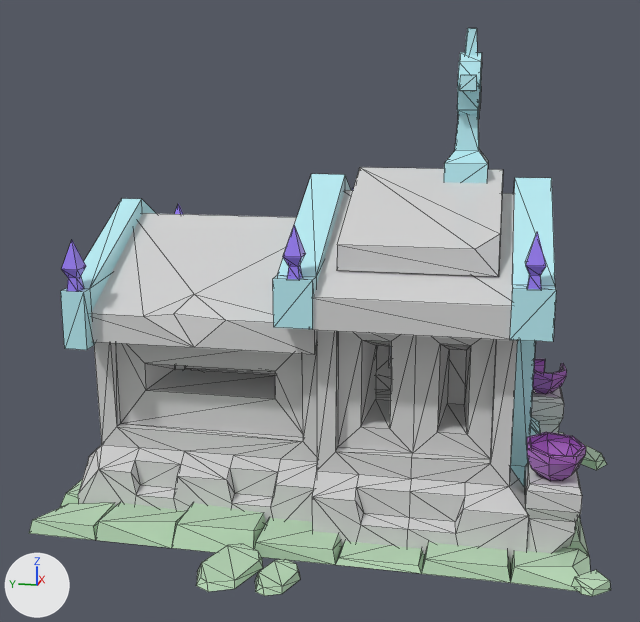
Before and after pictures for a commit that changed the FBX model Content/Meshes/Artificial/Buildings/SM_Crypt.fbx.
Before and after are seen from a camera (50 mm lens) standing at (-9.98, 0.61, 4.58) and looking at (-0.23, 2.56, 2.15). Arrows for +X, +Y and +Z are at lower left; the lights stay in place. Mesh edges are drawn as thin lines. Where no turn or scale is listed for an object, it has been applied to the vertices.
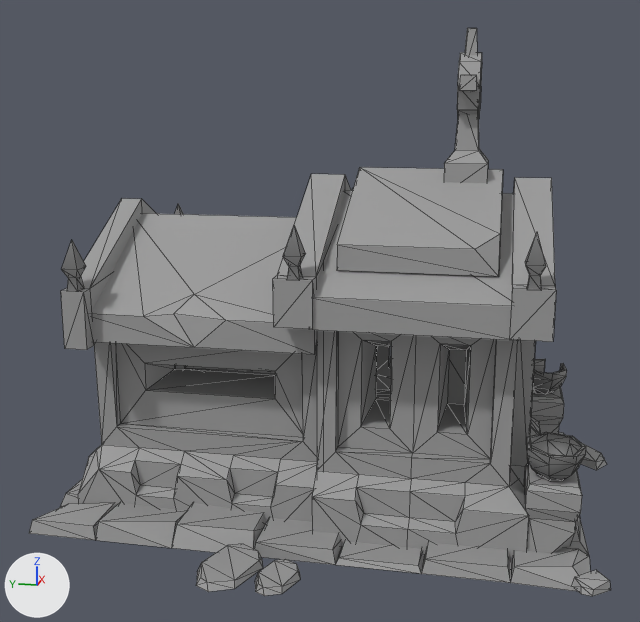
Where the newer file only moved an object's origin or applied its transform, the numbers keep the older frame.

Boxes (x1, y1, x2, y2) around the edits, measured in the pictures (640 x 622 px; the box of a moved part takes in the faces that stretch with it):
'Box009', recoloured, reshaped
    both: (29, 28, 611, 596)
part 1 of me_mesh, moved or reshaped (not visible before)
    after: (324, 233, 335, 268)
part 2 of me_mesh, recoloured
    both: (29, 432, 611, 596)
part 3 of me_mesh, recoloured
    both: (61, 188, 546, 292)
part 4 of me_mesh, recoloured (cyan to grey)
    both: (61, 28, 556, 486)
part 5 of me_mesh, recoloured (purple to grey)
    both: (526, 359, 586, 481)

What the commit changed:
Material 'Stone' (mat_stone) changes colour from light grey #d5d5d5 to grey #9c9c9c; in linear values from (0.663, 0.663, 0.663) to (0.333, 0.333, 0.333).
Material 'Iron' (mat_iron) is new.
Its base color is (0.2, 0.2, 0.2) (grey #7c7c7c).
Its roughness is 0.553.
me_mesh is used by ob_box009; location (0.0, 0.0, 0.0).
me_mesh had 956 vertices, 1536 faces and spanned x -2.77..2.67, y -0.92..5.41, z -0.06..5.25.
me_mesh now has 960 vertices, 1537 faces and spans x -2.77..2.67, y -0.92..5.41, z -0.06..5.25.
Part 1, on me_mesh:
2 vertices are removed from x -0.59..0.59, y 0.36, z 0.69.
11 faces are deleted.
6 vertices are added at (-1.39, 2.29, 0.08), (1.39, 2.29, 0.08), (-1.39, 2.29, 2.95), (1.39, 2.29, 2.95), (0.0, 2.29, 3.4), (0.0, 2.29, 0.08).
12 new faces join them, mat_stone (grey #9c9c9c).
me_mesh part 2: 285 faces spanning x -2.77..2.67, y -0.92..5.41, z -0.06..0.21 switch from mat_ground (light grey #bddebc) to mat_stone (grey #9c9c9c).
me_mesh part 3: 120 faces spanning x -1.83..1.83, y 0.15..4.99, z 2.59..3.36 switch from mat_metall (purple #9b7ff7) to mat_iron (grey #7c7c7c).
me_mesh part 4: 275 faces spanning x -1.82..1.82, y -0.04..5.02, z -0.04..5.25 switch from mat_material__62 (cyan #bbf0f8) to mat_stone (grey #9c9c9c).
me_mesh part 5: 237 faces spanning x -1.69..2.1, y -0.37..0.24, z 0.11..1.16 switch from mat_ceramic (purple #af68c9) to mat_iron (grey #7c7c7c).
